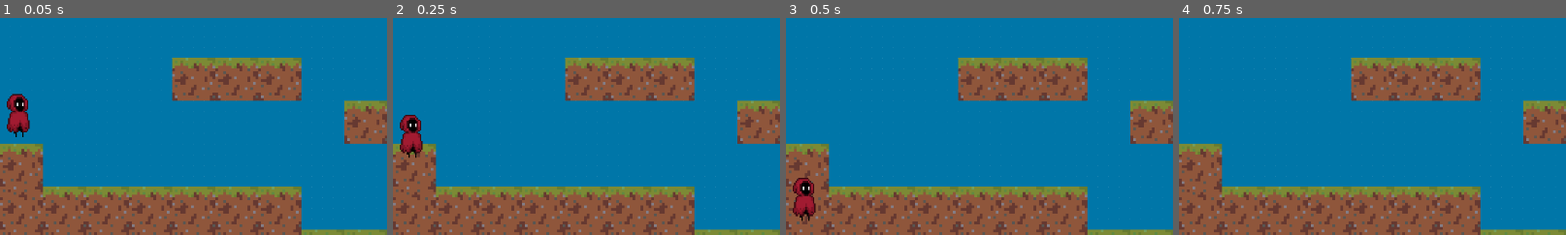
Above: before the commit, frames 1-4 (left to right).
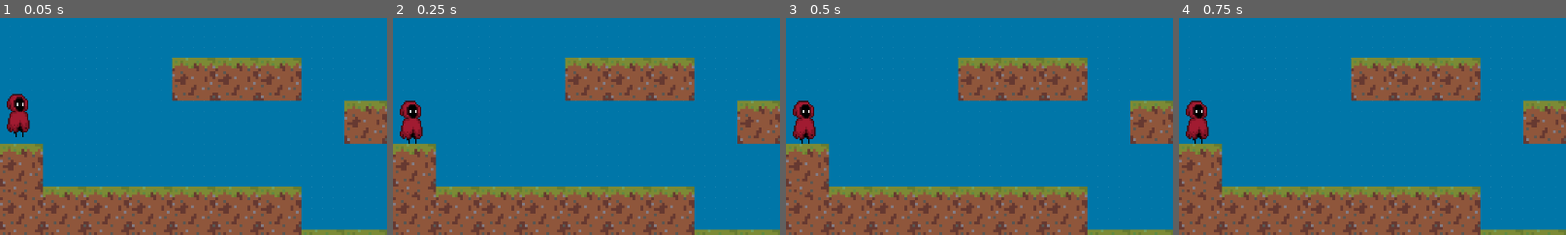
Above: after the commit, the same moments.

Repository: yeegz/Fallen-Asteri
Game: Godot game, scene res://scene.tscn
Same seed, same stepped clock (60 frames per second), same inputs: the game is played once before the commit and once after it.
Inputs:
- Up to frame 1 (0.05 s): no input
- Up to frame 2 (0.25 s): no input
- Up to frame 3 (0.5 s): no input
- Up to frame 4 (0.75 s): no input
The pictures show only the part of the screen within x 0-50%, y 50-100%; the shares and areas given below are measured in that part.

Frame 1 is identical in both runs. In frame 2, 1.2% of the frame differs, in the area x 1-8%, y 37-65%; in frame 3, 1.8%, in the area x 1-8%, y 37-94%; in frame 4, 0.9%.

Commit message:
Add physics to all blocks. Need to be updated later if more blocks are added

Diff:
--- a/scene.tscn
+++ b/scene.tscn
@@ -8,12 +8,19 @@
 [sub_resource type="TileSetAtlasSource" id="TileSetAtlasSource_jovnk"]
 texture = ExtResource("1_jjdho")
 0:0/0 = 0
+0:0/0/physics_layer_0/linear_velocity = Vector2(0, 0)
+0:0/0/physics_layer_0/angular_velocity = 0.0
+0:0/0/physics_layer_0/polygon_0/points = PackedVector2Array(-8, -8, 8, -8, 8, 8, -8, 8)
 
 [sub_resource type="TileSetAtlasSource" id="TileSetAtlasSource_wy5it"]
 texture = ExtResource("2_nfj14")
 0:0/0 = 0
+0:0/0/physics_layer_0/linear_velocity = Vector2(0, 0)
+0:0/0/physics_layer_0/angular_velocity = 0.0
+0:0/0/physics_layer_0/polygon_0/points = PackedVector2Array(-8, -8, 8, -8, 8, 8, -8, 8)
 
 [sub_resource type="TileSet" id="TileSet_6lngs"]
+physics_layer_0/collision_layer = 1
 sources/0 = SubResource("TileSetAtlasSource_jovnk")
 sources/1 = SubResource("TileSetAtlasSource_wy5it")
 
